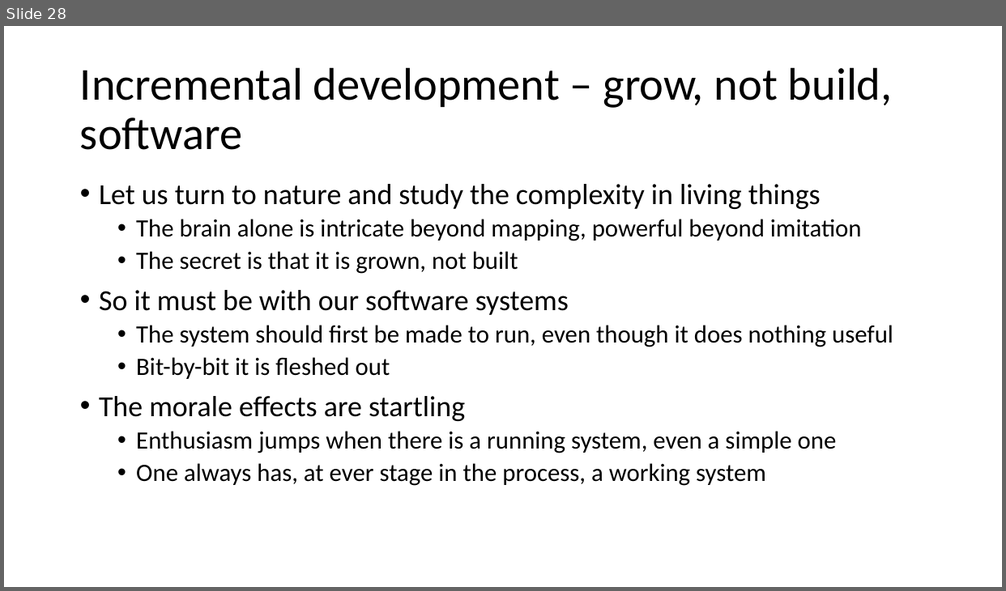
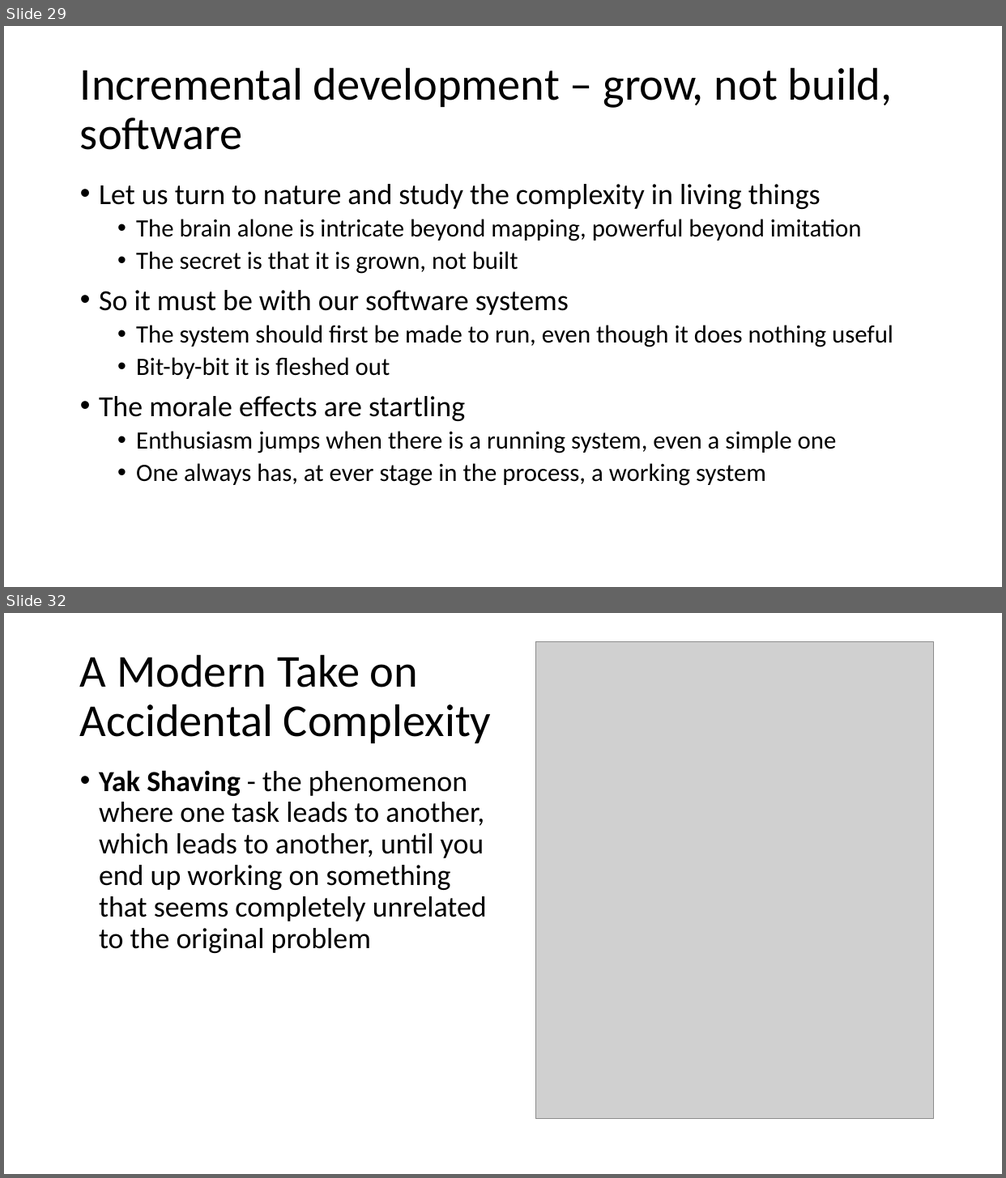
Before and after one commit to Agile4Defense/AgileForDefense, a slide deck: No Silver Bullet – Essence and Accident in Software Engineering.pptx. Shown one above the other, each under a label of ours: slide 28 before the commit, slides 29 and 32 after it; the slides between them are not shown. The pictures are 1006x591 and 1006x1178 pixels, drawn with LibreOffice and Linux fonts; fonts in the diff are those of the drawing; grey boxes stand for pictures. Boxes give left, top, right and bottom in pixels: in the first picture for what was removed or moved away, otherwise in the second. Text is boxed around its words. In the diff, an @@ line names an element or a change of style, - is before the commit and + after.

```diff
--- a/No Silver Bullet – Essence and Accident in Software Engineering.pptx
+++ b/No Silver Bullet – Essence and Accident in Software Engineering.pptx
@@ slide 32 added at box(4, 613, 1002, 1174), background #FFFFFF @@
@@ title added at box(80, 654, 491, 743), 44 pt, text #000000 @@
+A Modern Take on
+Accidental Complexity
@@ picture added at box(536, 642, 934, 1119) @@
@@ text added at box(99, 770, 487, 953), 28 pt, text #000000 @@
+• Yak Shaving - the phenomenon where one task leads to another, which leads to another, until you end up working on something that seems completely unrelated to the original problem
@@ what was slide 28 is now slide 29 @@
```
Also in this commit, not shown: 3 slides changed, 6 other slides added, 1 slide removed.
